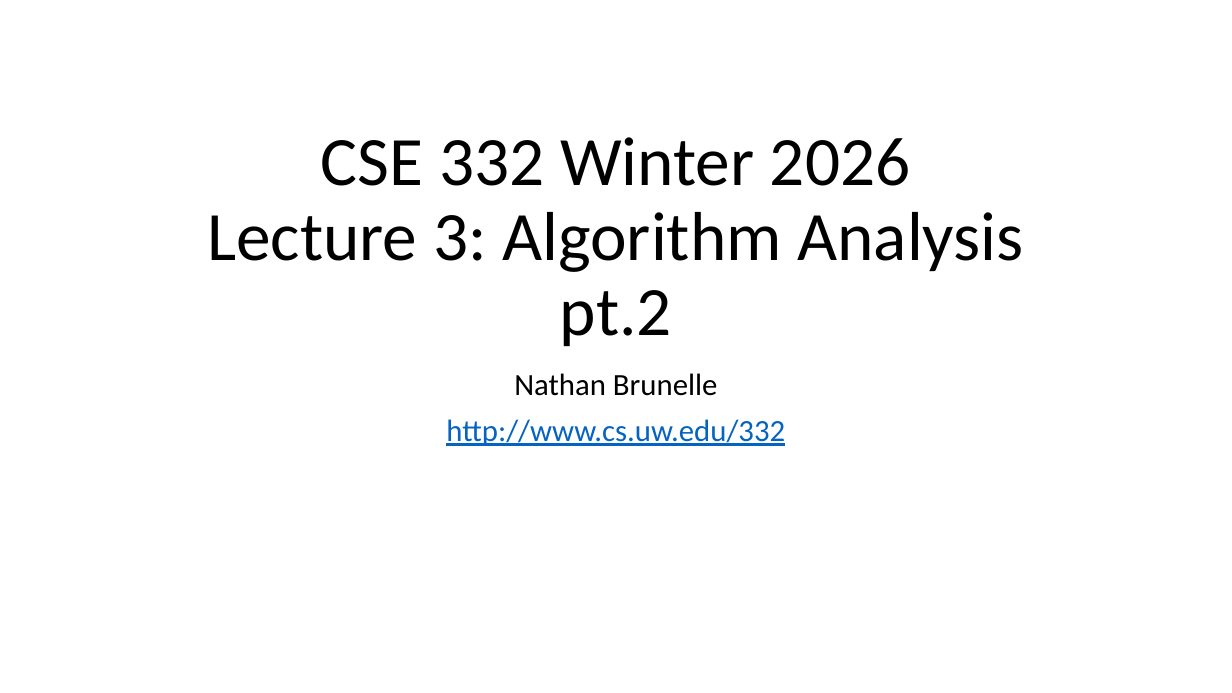
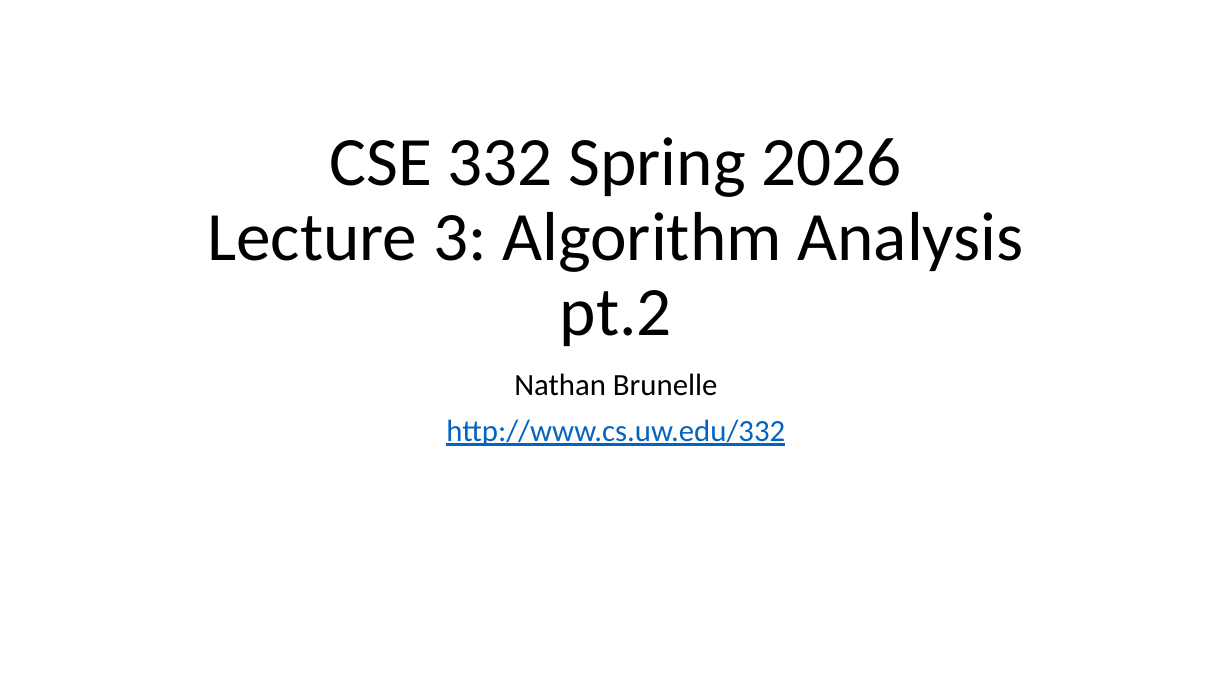
Before and after one commit to natebrunelle/cse332, a slide deck: slide 1 of demo_site/files/slides/lecture3_analysis2_inkb.pptx. Drawn at 1232x693 pixels with LibreOffice and Linux fonts; fonts in the diff are those of the drawing. Boxes give left, top, right and bottom in pixels: in the first picture for what was removed or moved away, otherwise in the second. Text is boxed around its words. In the diff, an @@ line names an element or a change of style, - is before the commit and + after.

```diff
--- a/demo_site/files/slides/lecture3_analysis2_inkb.pptx
+++ b/demo_site/files/slides/lecture3_analysis2_inkb.pptx
@@ title at (x1=207, y1=137, x2=1023, y2=347): text changed @@
-CSE 332 Winter 2026
-Lecture 3: Algorithm Analysis pt.2
+CSE 332 Spring 2026
+Lecture 3: Algorithm Analysis pt.2
```
Also in this commit, not shown: 17 other slides changed, 10 slides added, 5 other files.
